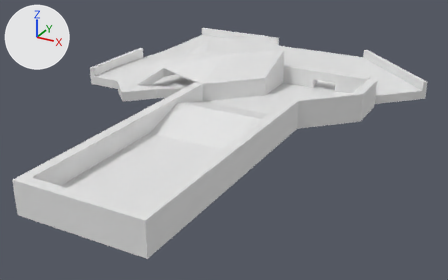
The Blender file Blends/GolfSouls.blend: old version first, new version second.
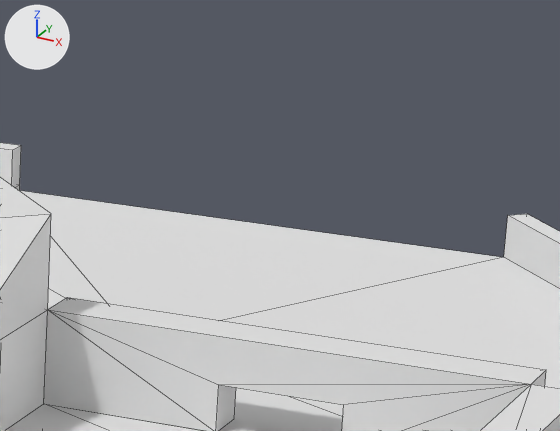
The first picture shows the older version from a 50 mm camera at (275.0, -343.0, 242.0) aimed at (-14.0, 181.0, -21.0). The close-ups show the older and then the newer version on the part from 61% to 83% of the width and 4% to 31% of the height of that picture. Only the edits that show in the close-ups are written down. The lights are fixed; the arrows at upper left show +X, +Y and +Z. The close-ups show mesh edges as thin lines.

Names of what the first close-up shows: 'L123_grass', 'L123_stone'.
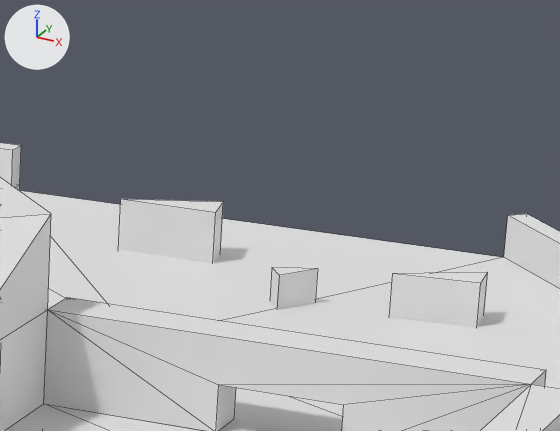
Where the change shows, as pixel boxes [x1, y1, x2, y2] in the close-ups (560 x 431 px):
'L123_lightstone', added: after [118, 199, 488, 327]

The change in detail:
Mesh me_plane_013 is new.
It has 63 vertices, 52 faces and spans x -100.0..61.0, y 47.0..422.0, z 5.0..55.0.
Object 'L123_lightstone' (ob_l123_lightstone) is new; it shows me_plane_013.
Its location is (0.0, 0.0, 0.0).
